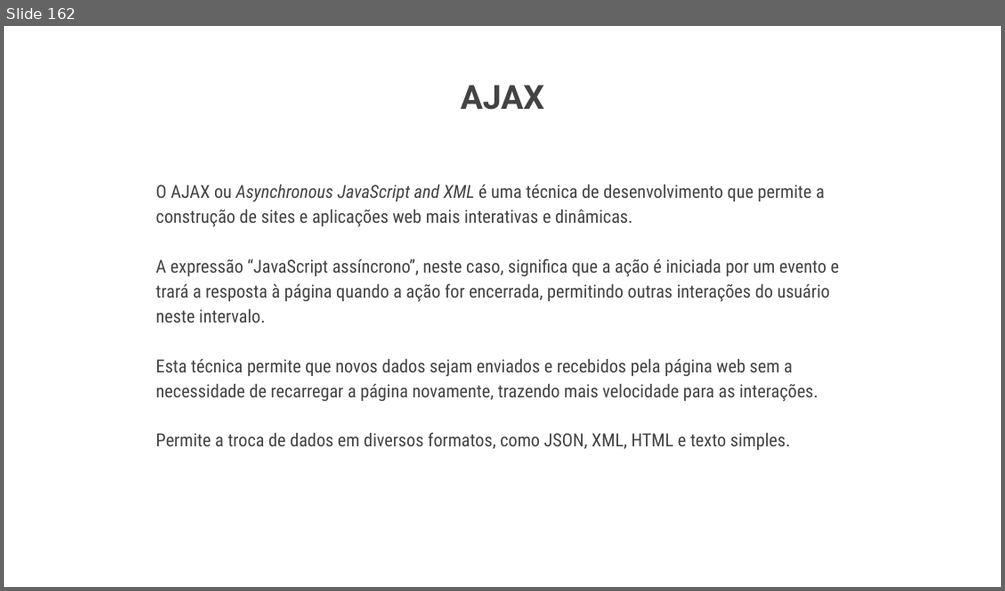
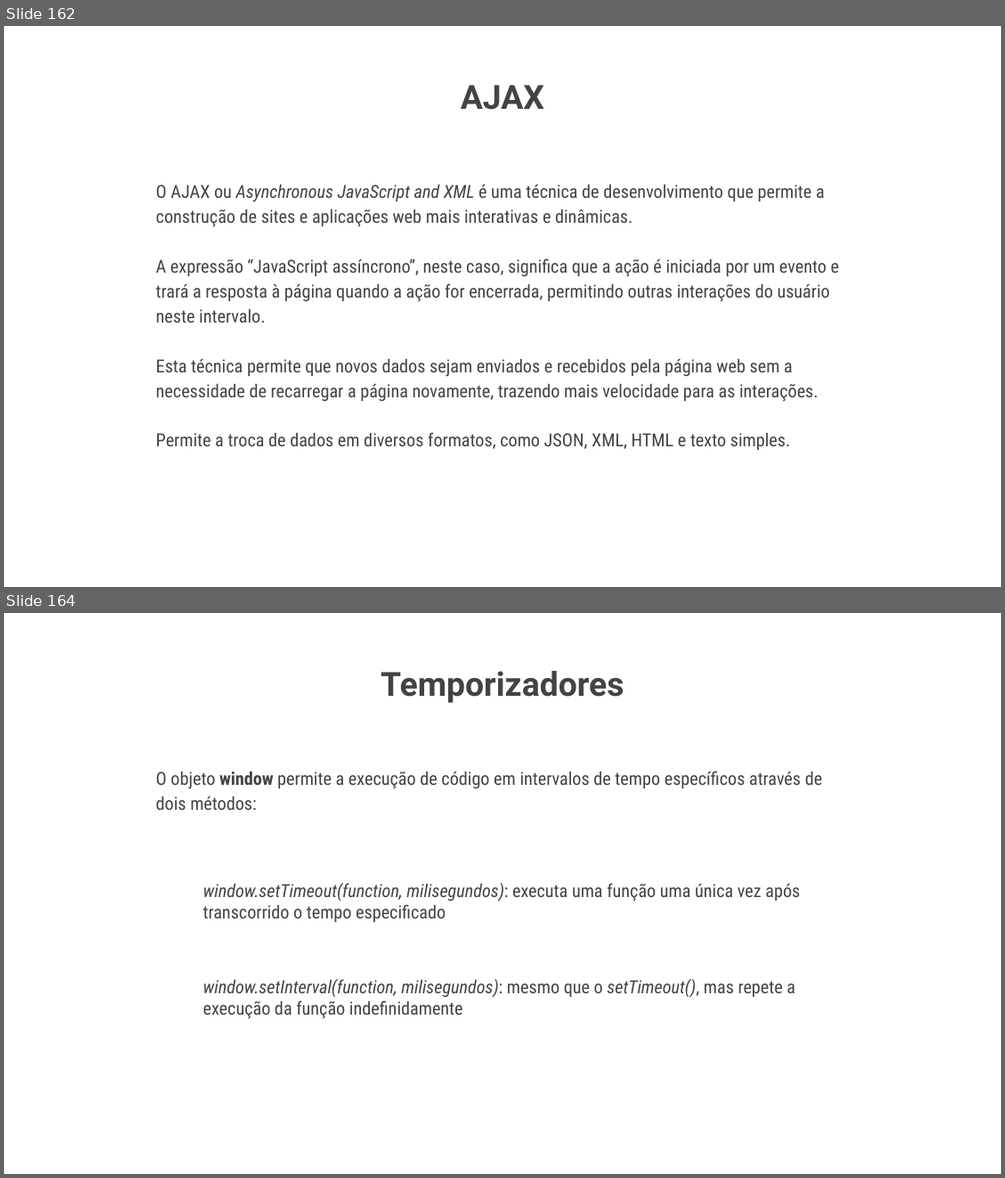
Before and after one commit to pedromoritz/jcavi-javascript, a slide deck: JavaScript.odp. Shown one above the other, each under a label of ours: slide 162 before the commit, slides 162 and 164 after it; the slides between them are not shown. The pictures are 1005x591 and 1005x1178 pixels, drawn with LibreOffice and Linux fonts; fonts in the diff are those of the drawing; background and template pictures are left out. Boxes give left, top, right and bottom in pixels: in the first picture for what was removed or moved away, otherwise in the second. Text is boxed around its words. In the diff, an @@ line names an element or a change of style, - is before the commit and + after.

```diff
--- a/JavaScript.odp
+++ b/JavaScript.odp
@@ slide 164 added at (x1=4, y1=613, x2=1001, y2=1174), background picture (left out) @@
@@ title added at (x1=380, y1=671, x2=623, y2=703), 24 pt, text #434343, bold @@
+Temporizadores
@@ text added at (x1=156, y1=771, x2=822, y2=1019), 13 pt, text #434343 @@
+■ O objeto window permite a execução de código em intervalos de tempo específicos através de dois métodos:
+  ■ window.setTimeout(function, milisegundos): executa uma função uma única vez após transcorrido o tempo especificado
+  ■ window.setInterval(function, milisegundos): mesmo que o setTimeout(), mas repete a execução da função indefinidamente
```
Also in this commit, not shown: 5 other slides added, 1 other file.
